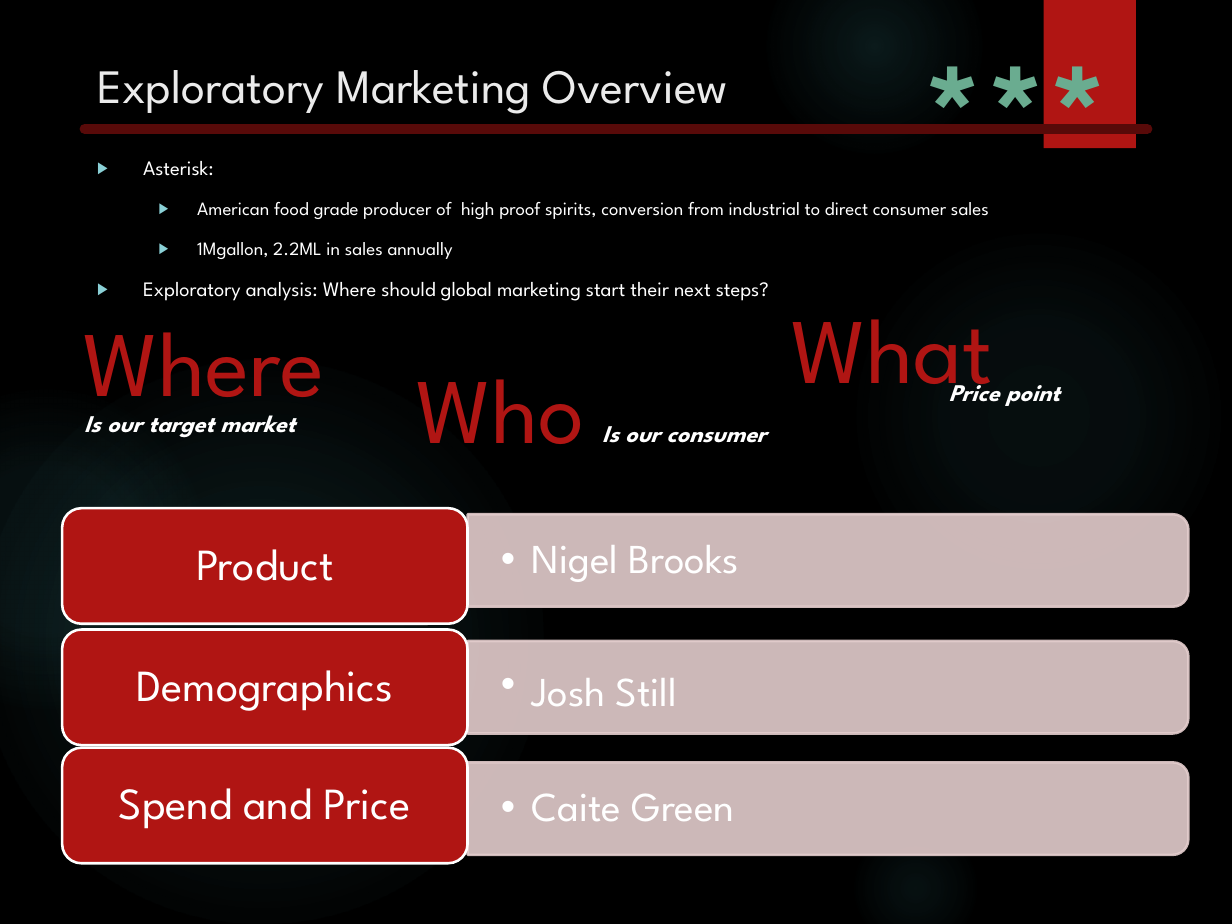
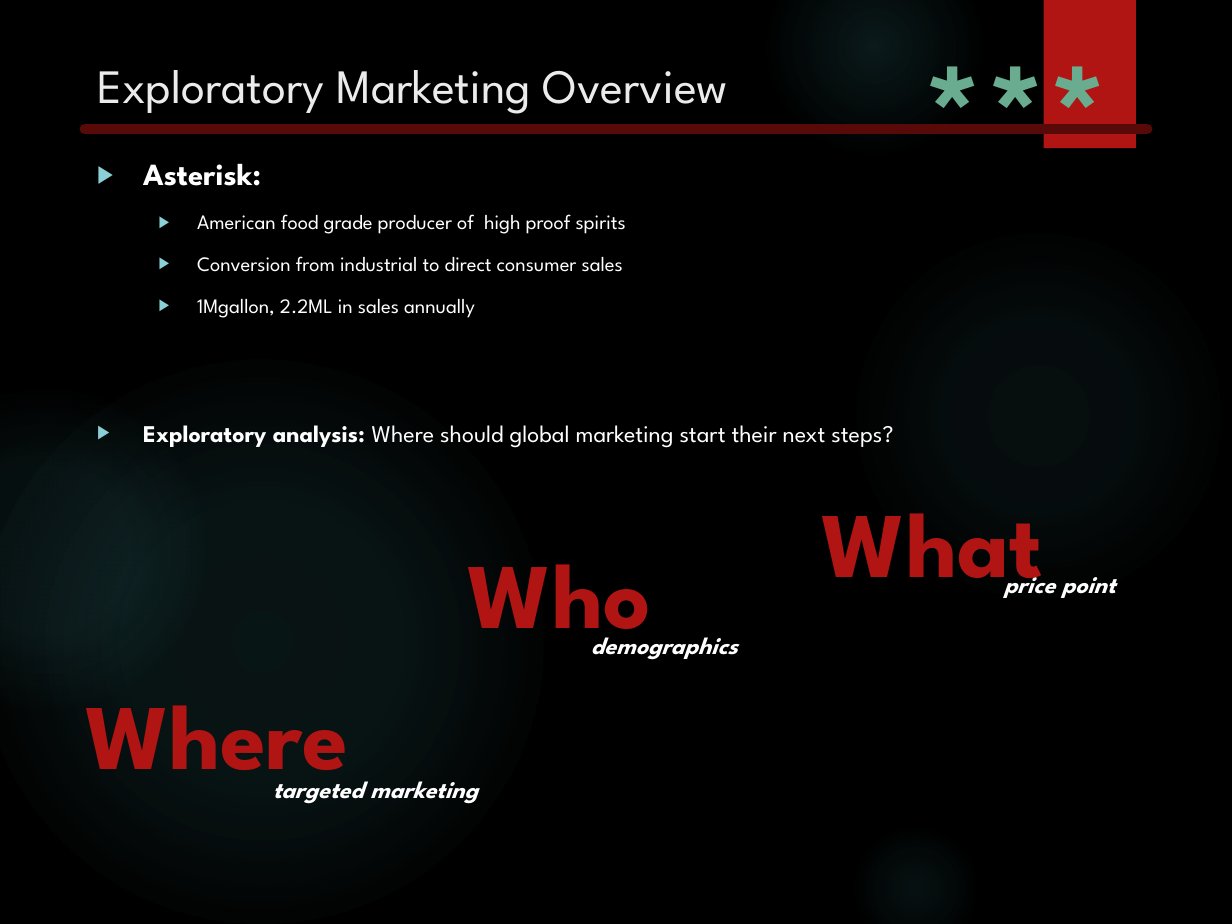
Before and after one commit to ThePennyGoblin/SMU_BootCamp_-Project_1, a slide deck: slide 2 of Marketing Analysis Deck v2024v2.pptx. Drawn at 1232x924 pixels with LibreOffice and Linux fonts; fonts in the diff are those of the drawing; background and template pictures are left out. Boxes give left, top, right and bottom in pixels: in the first picture for what was removed or moved away, otherwise in the second. Text is boxed around its words. In the diff, an @@ line names an element or a change of style, - is before the commit and + after.

```diff
--- a/Marketing Analysis Deck v2024v2.pptx
+++ b/Marketing Analysis Deck v2024v2.pptx
@@ text at bbox=[143, 163, 893, 448]: size 12 to 18 pt in "Asterisk:"; bold on in "Asterisk:", "Exploratory analysis:"; size 11 to 12 pt in "1Mgallon, 2.2ML in sales annually"; size 12 to 14 pt in "Exploratory analysis: Where should global marketing start ..." @@
@@ text at bbox=[197, 214, 626, 272]: text changed; size 11 to 12 pt @@
-  ▶ American food grade producer of high proof spirits, conversion from industrial to direct consumer sales
+  ▶ American food grade producer of high proof spirits
+  ▶ Conversion from industrial to direct consumer sales
@@ text removed at bbox=[84, 415, 295, 438] @@
-Is our target market
@@ text removed at bbox=[602, 426, 766, 443] @@
-Is our consumer
@@ text "What": place and size @@
-text "What" at bbox=[791, 319, 992, 402]
+text "What" at bbox=[822, 513, 1043, 598]
@@ text "Who": place and size @@
-text "Who" at bbox=[416, 379, 585, 444]
+text "Who" at bbox=[468, 564, 651, 657]
@@ text at bbox=[1004, 567, 1116, 598]: text changed @@
-Price point
+price point
@@ text "demographics" at bbox=[591, 628, 738, 660]: vertical alignment middle to top @@
@@ text at bbox=[591, 628, 738, 660]: text changed; size 26 to 14 pt; bold on; italic on @@
-Demographics
+demographics
@@ bold on in 3 elements at bbox=[822, 513, 1043, 598], bbox=[468, 564, 651, 657], bbox=[85, 705, 348, 797] @@
@@ text "Where": place and size @@
-text "Where" at bbox=[83, 332, 324, 424]
+text "Where" at bbox=[85, 705, 348, 797]
@@ group removed at bbox=[62, 508, 1189, 864]: 5 texts, 3 round same rects, 3 rounded rectangles @@
-  • Nigel Brooks
-Product
-  • Josh Still
-  • Caite Green
-Spend and Price
@@ text added at bbox=[273, 781, 478, 804], 14 pt, text #FFFFFF, bold, italic @@
+targeted marketing
```
Also in this commit, not shown: 8 other slides changed, 5 slides added, 3 slides removed, 20 other files.
